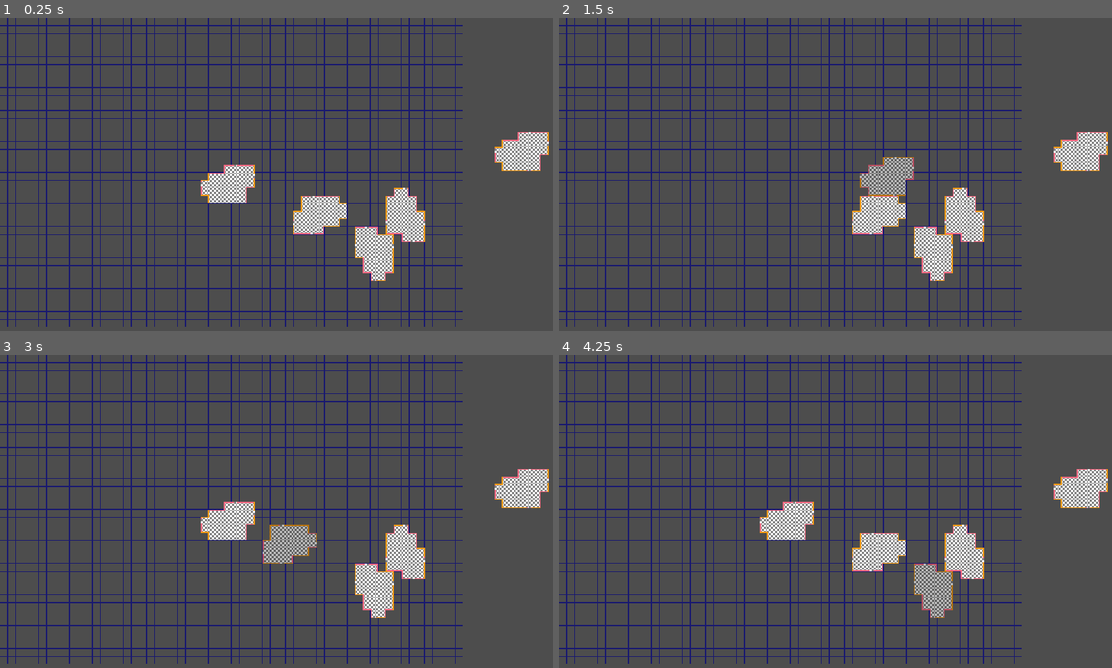
Above: before the commit, frames 1-4 (two rows, left to right).
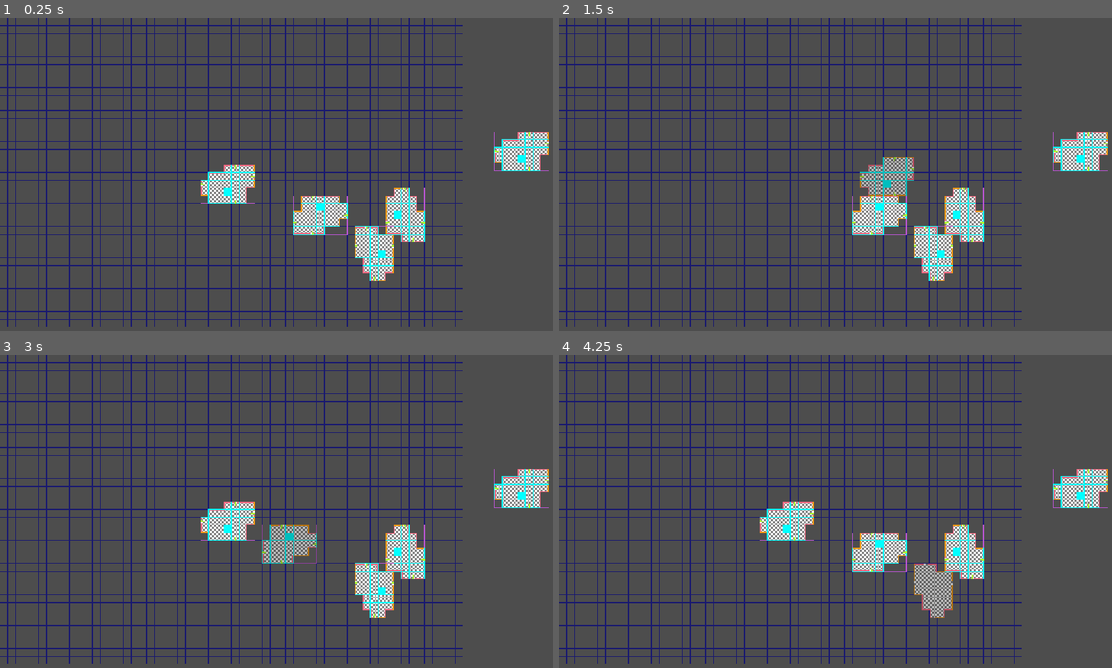
Above: after the commit, the same moments.

Repository: local-minimum/repetitions
Game: Godot game, scene res://scenes/dungeon_plan.tscn
The game is run twice, just before and just after one commit, with the same random seed, the same clock (stepped at 60 frames per second) and the same inputs.
Inputs (mouse positions are in pixels of both pictures, inside the frame that each line leads up to):
- Up to frame 1 (0.25 s): no input
- Up to frame 2 (1.5 s): tap Enter at 0.5 s; drag from (1078, 155) to (780, 187) at 0.52 s; drag from (780, 187) to (1078, 155) at 1.27 s
- Up to frame 3 (3 s): move the mouse to (403, 549) at 2.02 s; hold D (crawl_strafe_right) 2.03-2.75 s; right-click (403, 549) at 2.1 s; click (403, 549) at 2.17 s; tap Space (crawl_search) at 2.75 s; drag from (326, 549) to (221, 524) at 2.77 s
- Up to frame 4 (4.25 s): drag from (935, 596) to (863, 511) at 3.52 s

The runs differ from the first frame. In frame 1, 1.0% of the frame differs, in the area x 36-100%, y 36-84%; in frame 2, 0.9%; in frame 3, 1.0%; in frame 4, 0.8%.

Commit message:
Fix placement problems

Diff:
--- a/scenes/rooms/start_room.tscn
+++ b/scenes/rooms/start_room.tscn
@@ -18,6 +18,7 @@
 doors = NodePath("Doors")
 doors_directions = ExtResource("2_qr66m")
 collision = NodePath("CollisionPolygon2D")
+debug = true
 draggable = SubResource("Resource_6afpx")
 
 [node name="Outline" type="TileMapLayer" parent="."]
--- a/scripts/2d/draggable.gd
+++ b/scripts/2d/draggable.gd
@@ -68,7 +68,7 @@
         DIR_NORTH:
             res.append_array(coords.map(func (c: Vector2i) -> Vector2i: return c + origin))
         DIR_EAST:
-            res.append_array(coords.map(func (c: Vector2i) -> Vector2i: return Vector2i(-c.y + origin.x - 1, c.x + origin.y )))
+            res.append_array(coords.map(func (c: Vector2i) -> Vector2i: return Vector2i(-c.y + origin.x - 1, c.x + origin.y)))
         DIR_SOUTH:
             res.append_array(coords.map(func (c: Vector2i) -> Vector2i: return Vector2i(-c.x + origin.x - 1, -c.y + origin.y - 1)))
         DIR_WEST:
--- a/scripts/reps/blueprint_room.gd
+++ b/scripts/reps/blueprint_room.gd
@@ -83,7 +83,7 @@
 
 func snap_to_grid() -> void:
     if grid == null:
-        print_debug("[Blueprint Room %s] Cannot snap to nothing" % name)
+        push_warning("[Blueprint Room %s] Cannot snap to nothing" % name)
         return
 
     if contained_in_grid:
@@ -150,7 +150,7 @@
     return Array(
         doors_directions.get_directions(atlas_coords).map(
             func (d: CardinalDirections.CardinalDirection) -> CardinalDirections.CardinalDirection:
-                print_debug("!! %s oriented %s Translates direction %s to %s" % [name, draggable.get_rotation_name(self), CardinalDirections.name(d), CardinalDirections.name(draggable.get_global_direction(self, d))])
+                # print_debug("!! %s oriented %s Translates direction %s to %s" % [name, draggable.get_rotation_name(self), CardinalDirections.name(d), CardinalDirections.name(draggable.get_global_direction(self, d))])
                 return draggable.get_global_direction(self, d),
         ),
         TYPE_INT,
@@ -158,19 +158,34 @@
         null,
     )
 
-func has_door_global_direction(global_coords: Vector2i, global_direction: CardinalDirections.CardinalDirection) -> bool:
+func has_local_door_global_direction(local_coords: Vector2i, global_direction: CardinalDirections.CardinalDirection) -> bool:
     if doors == null || doors_directions == null:
         print_debug("[Blueprint Door %s] I have no doors..." % [name])
         return false
 
-    var atlas_coords: Vector2i = doors.get_cell_atlas_coords(draggable.translate_coord_to_local(self, global_coords))
-    return doors_directions.has_door(atlas_coords, draggable.get_local_direction(self, global_direction))
+    var atlas_coords: Vector2i = doors.get_cell_atlas_coords(local_coords)
+    var local_direction: CardinalDirections.CardinalDirection = draggable.get_local_direction(self, global_direction)
+    # print_debug(doors.get_used_cells())
+    # print_debug("### Room %s (%s)'s door at %s (atlas %s) check door direction %s (local %s) -> %s" % [
+    #    name,
+    #    draggable.get_rotation_name(self),
+    #    local_coords,
+    #    atlas_coords,
+    #    CardinalDirections.name(global_direction),
+    #    CardinalDirections.name(local_direction),
+    #    doors_directions.has_door(atlas_coords, local_direction),
+    #])
+
+    if atlas_coords.x < 0 || atlas_coords.y < 0:
+        return false
+
+    return doors_directions.has_door(atlas_coords, local_direction)
 
 func has_registered_door(global_coords: Vector2i, global_direction: CardinalDirections.CardinalDirection) -> bool:
     return _door_data.any(func (ddata: DoorData) -> bool: return ddata.room == self && ddata.global_coordinates == global_coords && ddata.global_direction == global_direction)
 
 func get_connected_room(global_coords: Vector2i, global_direction: CardinalDirections.CardinalDirection) -> BlueprintRoom:
-    var idx: int = _door_data.find(func (ddata: DoorData) -> bool: return ddata.valid && ddata.room == self && ddata.global_coordinates == global_coords && ddata.global_direction == global_direction)
+    var idx: int = _door_data.find_custom(func (ddata: DoorData) -> bool: return ddata.valid && ddata.room == self && ddata.global_coordinates == global_coords && ddata.global_direction == global_direction)
     if idx < 0:
         return null
 
@@ -191,7 +206,7 @@
     var other_doors_local: Array[Vector2i] = other.door_local_coordinates
     var other_doors: Array[Vector2i] = other.draggable.translate_coords_array_to_global(other, other_doors_local)
 
-    print_debug("%s @ %s: my doors %s and %s has %s" % [self, get_origin(), my_doors, other, other_doors])
+    # print_debug("%s @ %s: my doors %s and %s has %s" % [self, get_origin(), my_doors, other, other_doors])
     for my_idx: int in range(my_doors_local.size()):
         var local_coords: Vector2i = my_doors_local[my_idx]
         var atlas_coords: Vector2i = doors.get_cell_atlas_coords(local_coords)
@@ -205,21 +220,21 @@
             continue
 
         for direction: CardinalDirections.CardinalDirection in get_global_door_directions(atlas_coords):
-            print_debug("--- %s door at %s is in direction %s" % [name, my_doors[my_idx], CardinalDirections.name(direction)])
+            # print_debug("--- %s door at %s is in direction %s" % [name, my_doors[my_idx], CardinalDirections.name(direction)])
             if has_registered_door(my_doors[my_idx], direction):
-                print_debug("%s: Already has regestered door %s with direction %s" % [self, my_doors[my_idx], CardinalDirections.name(direction)])
+                # print_debug("%s: Already has regestered door %s with direction %s" % [self, my_doors[my_idx], CardinalDirections.name(direction)])
                 continue
 
             var leading_to_coords: Vector2i = CardinalDirections.translate2d(my_doors[my_idx], direction)
             # print_debug("%s: Door %s leads %s to %s" % [self, my_doors[my_idx], CardinalDirections.name(direction), leading_to_coords])
             if other_doors.has(leading_to_coords):
                 var other_idx: int = other_doors.find(leading_to_coords)
-                print_debug("%s: My door leads from %s leads to %s and Other has door %s there!" % [self, my_doors[my_idx], leading_to_coords, other_idx])
-                if other.has_door_global_direction(other_doors[other_idx], CardinalDirections.invert(direction)):
+                # print_debug("%s: My door leads from %s leads to %s and Other has door %s there!" % [self, my_doors[my_idx], leading_to_coords, other_idx])
+                if other.has_local_door_global_direction(other_doors_local[other_idx], CardinalDirections.invert(direction)):
                     connecting_doors.append(DoorData.new(true, self, my_doors[my_idx], direction, other))
                     continue
-                else:
-                    print_debug("%s: But it was in the wrong direction" % [self])
+                # else:
+                    # print_debug("%s: But it was in the wrong direction" % [self])
 
             if other.is_inside(leading_to_coords):
                 print_debug("%s: My door %s leads to %s which is inside %s, but not via doors!" % [self, my_doors[my_idx], leading_to_coords, other])
@@ -249,7 +264,7 @@
             if is_inside(leading_to_coords):
                 connecting_doors.append(DoorData.new(false, other, other_doors[other_idx], direction, self))
 
-    print_debug(">>> Found doors %s" % [connecting_doors])
+    # print_debug(">>> Found doors %s" % [connecting_doors])
     return connecting_doors.any(func (ddata: DoorData) -> bool: return ddata.valid)
 
 func register_connection(data: Array[DoorData]) -> void:
@@ -278,8 +293,9 @@
     draw_rect(bbox, Color.MEDIUM_ORCHID, false, 1)
 
     if outline != null:
+        var o: Vector2i = draggable.translate_coord_to_local(self, get_origin())
         for tile_coords: Vector2i in outline.get_used_cells():
-            draw_rect(TileMapLayerUtils.get_tile_bbox(outline, tile_coords), Color.AQUA, false, 1)
+            draw_rect(TileMapLayerUtils.get_tile_bbox(outline, tile_coords), Color.AQUA, o == tile_coords, 1 if o != tile_coords else -1)
 
     if doors != null:
         for door_coords: Vector2i in doors.get_used_cells():
--- a/scripts/reps/dungeon_planner.gd
+++ b/scripts/reps/dungeon_planner.gd
@@ -48,7 +48,7 @@
         room.modulate = Color.WHITE
     else:
 
-        print_debug("Invalid drop location for %s" % room)
+        # print_debug("Invalid drop location for %s" % room)
         room.tweening = true
         var tween: Tween = create_tween()
 
@@ -89,7 +89,7 @@
                     room.modulate = Color.RED
                 return false
             BlueprintRoom.OVERLAP_TOUCH:
-                print_debug("%s touches %s" % [room, other])
+                # print_debug("%s touches %s" % [room, other])
                 touching_rooms.append(other)
 
     if touching_rooms.is_empty():
@@ -102,7 +102,7 @@
     for other: BlueprintRoom in touching_rooms:
         var connected_doors: Array[DoorData]
         if room.has_connecting_doors(other, connected_doors):
-            print_debug("%s touches %s with doors %s" % [room, other, connected_doors])
+            # print_debug("%s touches %s with doors %s" % [room, other, connected_doors])
             if connected_doors.any(func (door: DoorData) -> bool: return door.valid):
                 valid = true
                 if finalize:
